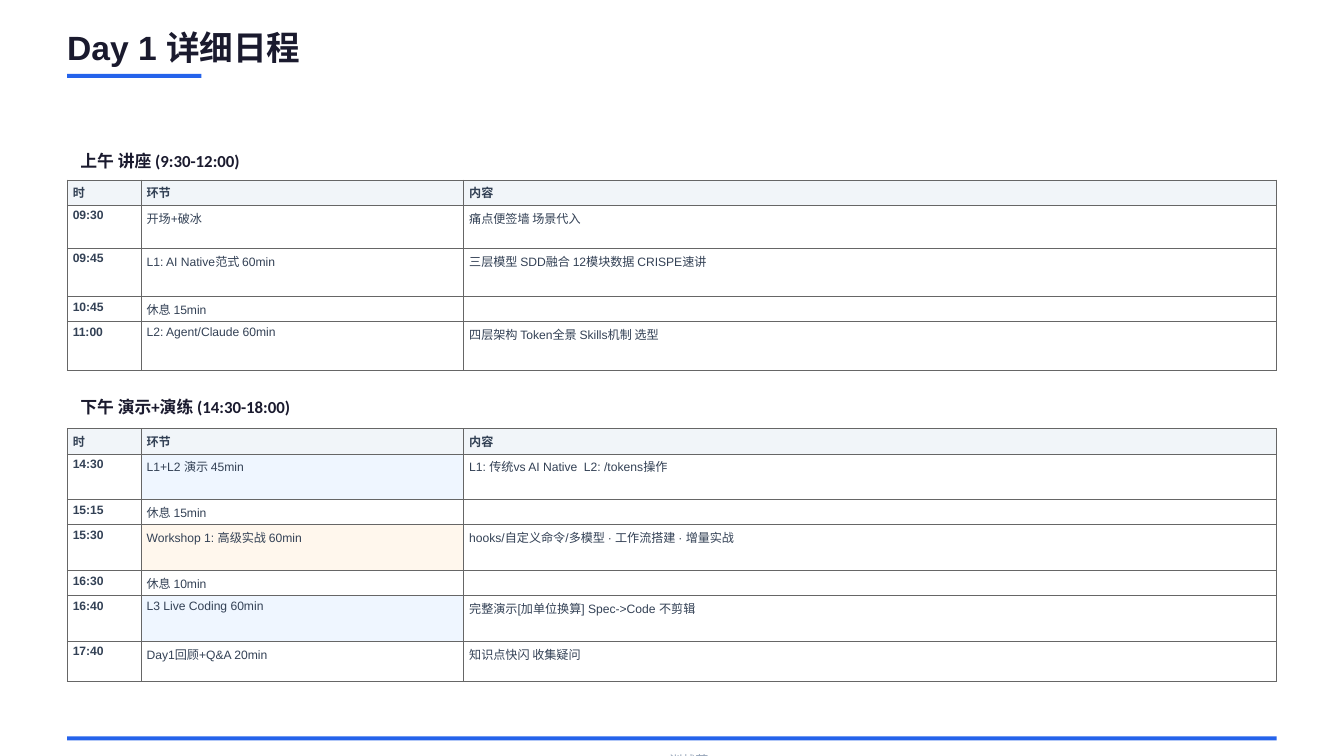
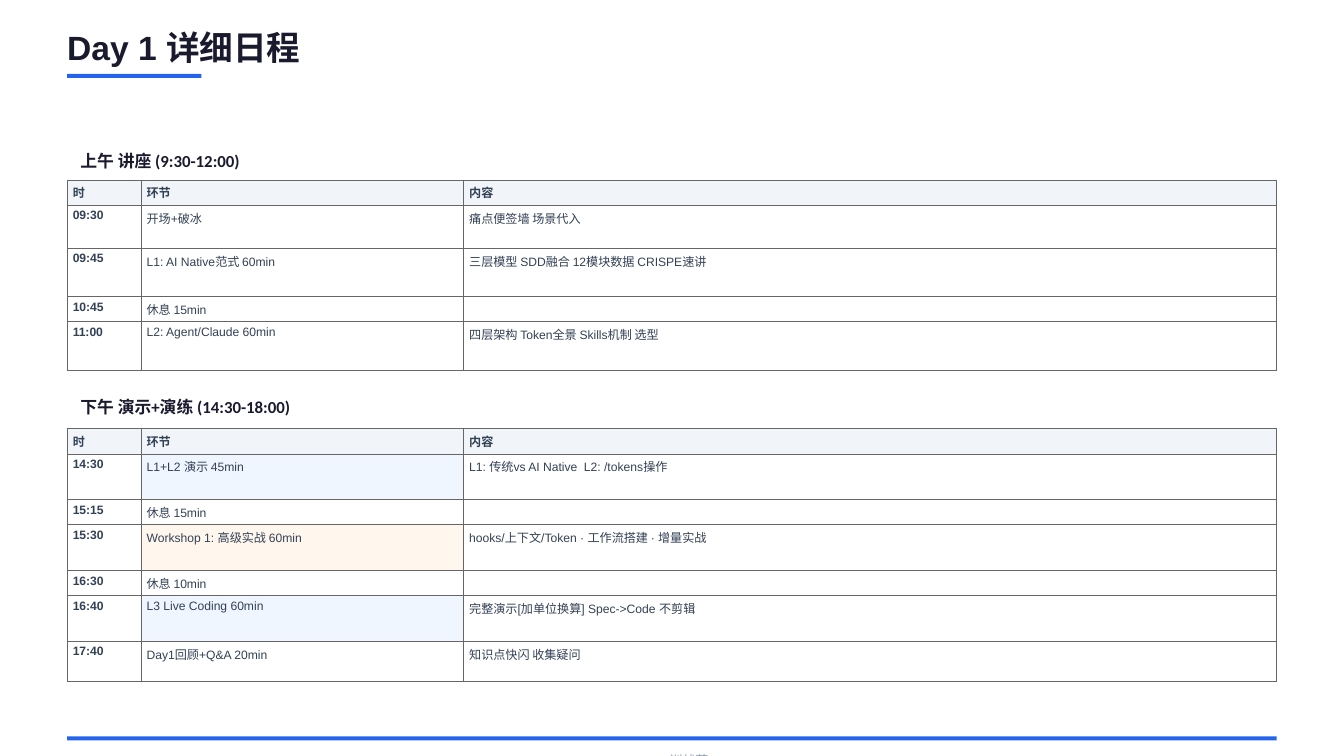
Before and after one commit to JungleTestLabs/ai-coding-training, a slide deck: slide 3 of docs/AI-Native-训战营-介绍与日程.pptx. Drawn at 1344x756 pixels with LibreOffice and Linux fonts; fonts in the diff are those of the drawing. Boxes give left, top, right and bottom in pixels: in the first picture for what was removed or moved away, otherwise in the second. Text is boxed around its words. In the diff, an @@ line names an element or a change of style, - is before the commit and + after.

Commit message:
docs: W1细化(hooks/上下文/Token), 17:00改为疑问总结, W3改为带项目实战

```diff
--- a/docs/AI-Native-训战营-介绍与日程.pptx
+++ b/docs/AI-Native-训战营-介绍与日程.pptx
@@ table at box(67, 429, 1277, 666) @@
-row 4, column 3: hooks/自定义命令/多模型 · 工作流搭建 · 增量实战
+row 4, column 3: hooks/上下文/Token · 工作流搭建 · 增量实战
```
Also in this commit, not shown: 2 other slides changed, 2 other files.
